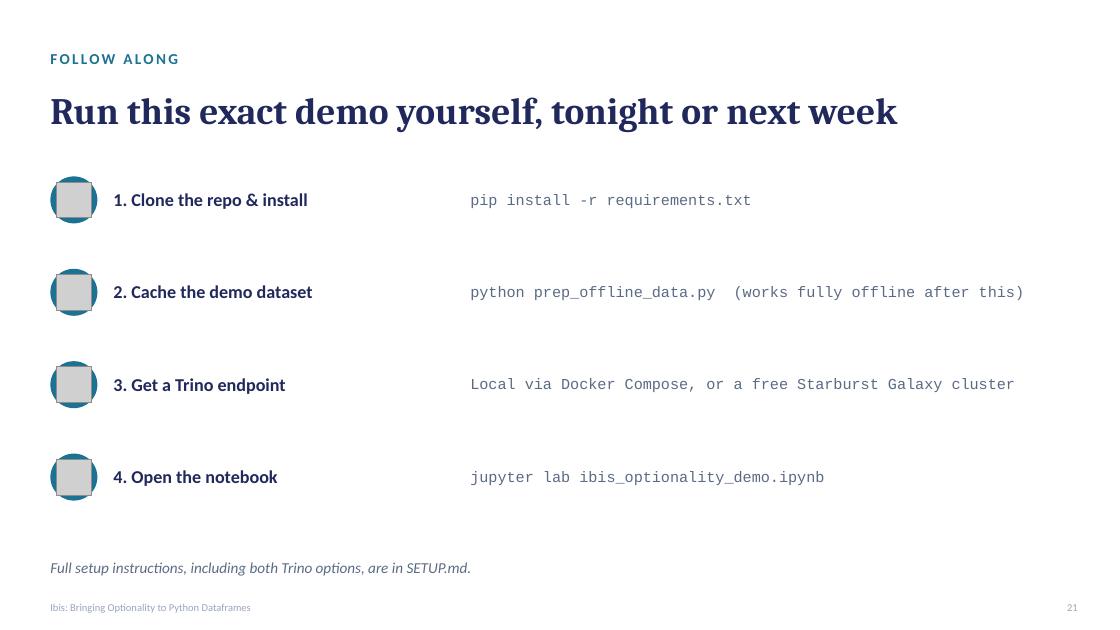
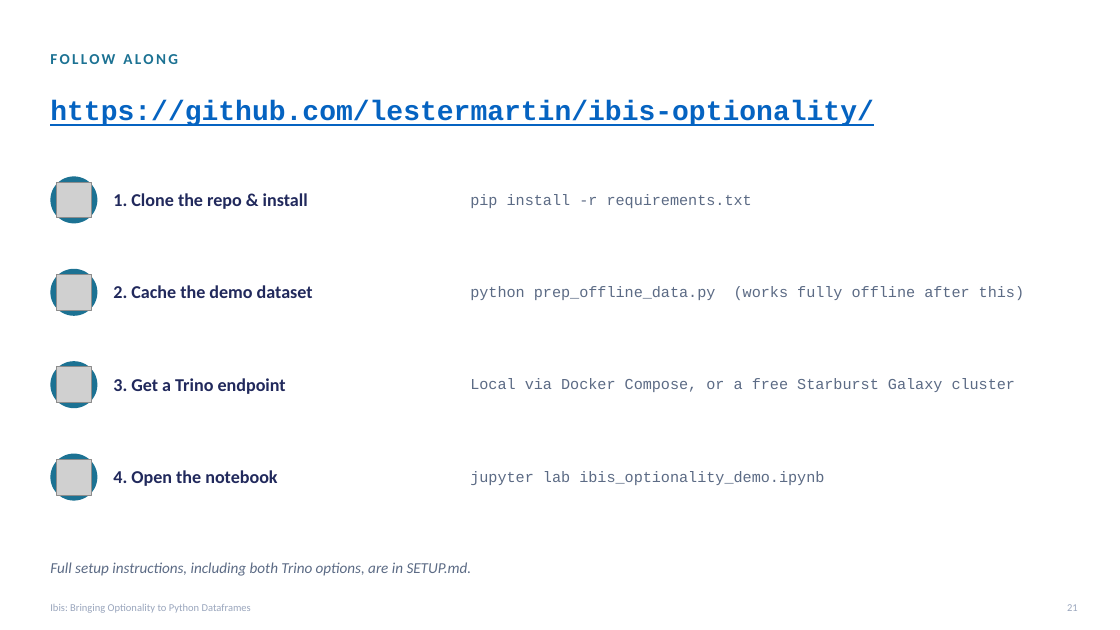
Before and after one commit to lestermartin/ibis-optionality, a slide deck: slide 22 of slides/ibis-optionality-slides.pptx (slide 21 before the commit). Drawn at 1120x630 pixels with LibreOffice and Linux fonts; fonts in the diff are those of the drawing; grey boxes stand for pictures. Boxes give left, top, right and bottom in pixels: in the first picture for what was removed or moved away, otherwise in the second. Text is boxed around its words. In the diff, an @@ line names an element or a change of style, - is before the commit and + after.

```diff
--- a/slides/ibis-optionality-slides.pptx
+++ b/slides/ibis-optionality-slides.pptx
@@ text at box(50, 100, 874, 126): text changed; size 32 to 24 pt; font Cambria to Courier New; text colour #21295C to #0563C1 @@
-Run this exact demo yourself, tonight or next week
+https://github.com/lestermartin/ibis-optionality/
```
Also in this commit, not shown: 9 other slides changed, 1 slide added, 8 other files.
